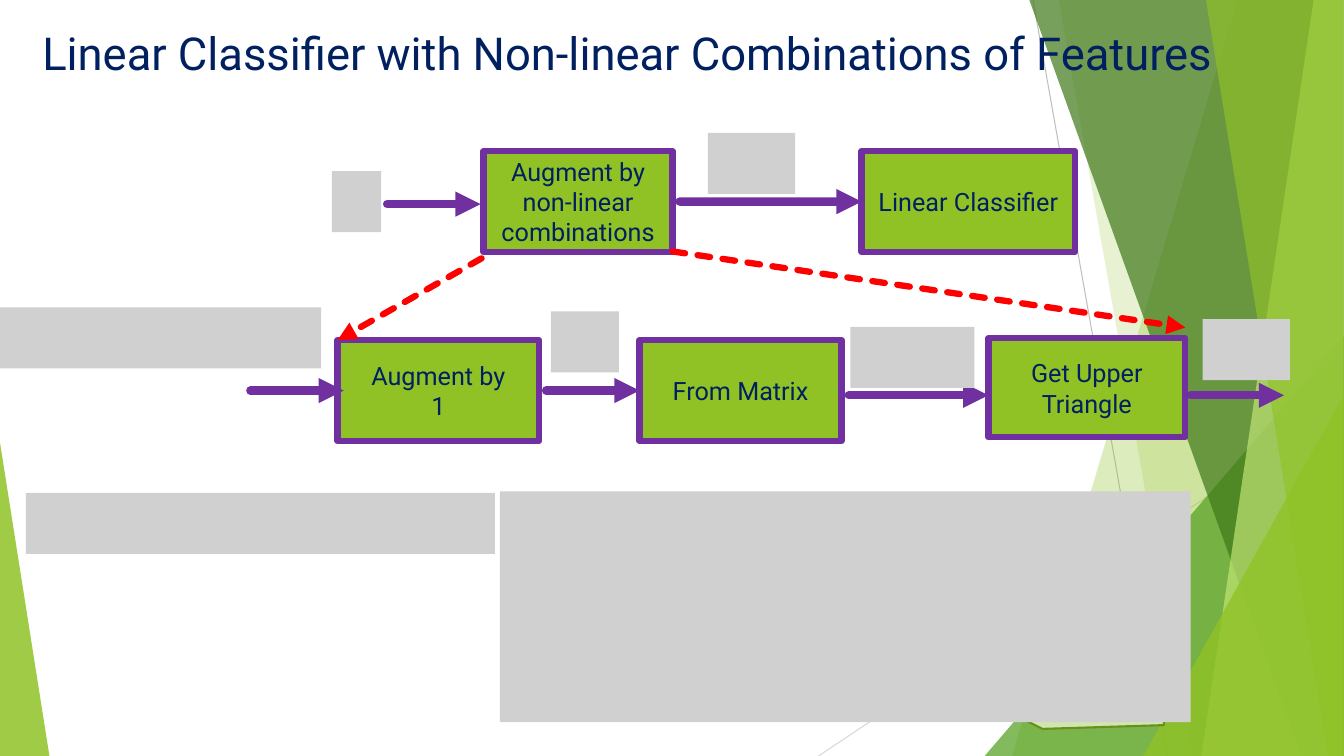
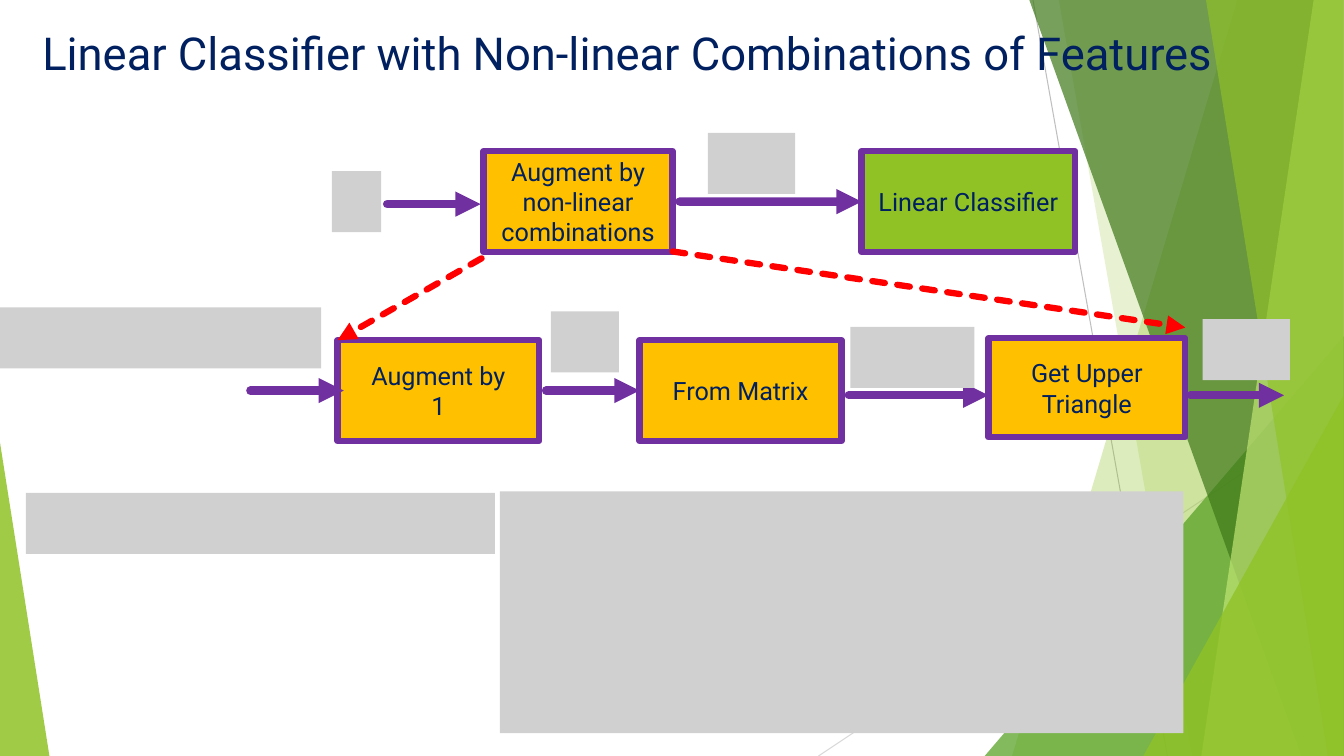
Before and after one commit to teambengio/finalproject, a slide deck: slide 4 of FinalReport_Team_Bengio.pptx. Drawn at 1344x756 pixels with LibreOffice and Linux fonts; fonts in the diff are those of the drawing; grey boxes stand for pictures. Boxes give left, top, right and bottom in pixels: in the first picture for what was removed or moved away, otherwise in the second. Text is boxed around its words. In the diff, an @@ line names an element or a change of style, - is before the commit and + after.

```diff
--- a/FinalReport_Team_Bengio.pptx
+++ b/FinalReport_Team_Bengio.pptx
@@ fill #90C226 to #FFC000 in 4 elements at <box>484,151,674,252</box>, <box>338,341,539,442</box>, <box>639,341,841,442</box>, <box>989,339,1186,438</box> @@
@@ picture: place and size @@
-picture at <box>500,492,1191,723</box>
+picture at <box>500,492,1184,734</box>
@@ freeform shape removed at <box>689,499,1164,729</box> @@
```
Also in this commit, not shown: 8 other slides changed, 4 slides added, 1 slide removed, 3 other files.
